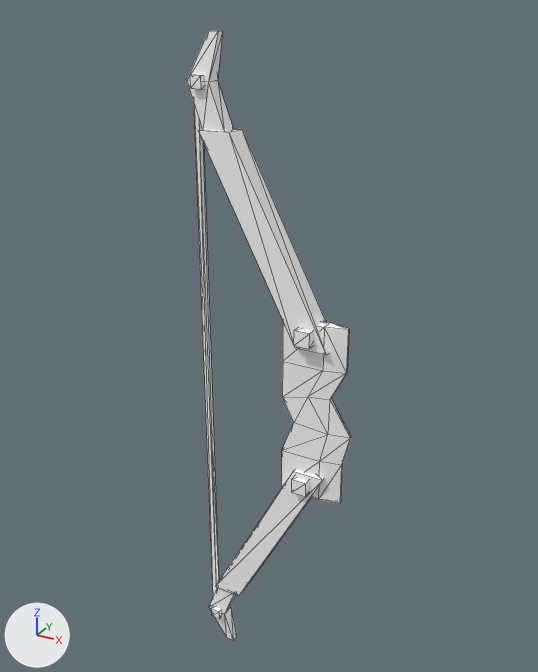
Before and after pictures for a commit that changed the glTF model assets/synty/simple_fantasy/models/SF_Wep_Goblin_Bow_01.glb.
Rendered twice from a camera (50 mm lens) standing at (0.0129, -0.0239, 0.029) and looking at (-0.0007, 0.0008, 0.0166). The axes (+X, +Y, +Z) are drawn at lower left. The lights are the same throughout. Mesh edges are drawn as thin lines.

In view in the first picture: 'SF_Wep_Goblin_Bow_01'.
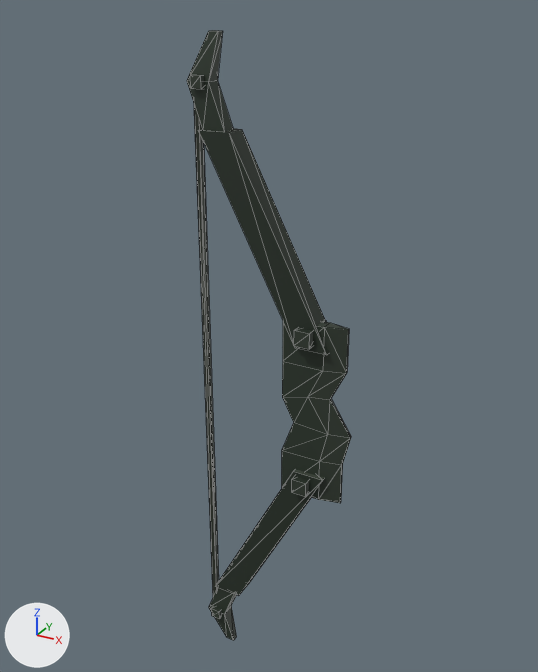
Location of each change, (x1, y1, x2, y2) in pixels of the pictures (538 x 672 px):
'SF_Wep_Goblin_Bow_01', surface changed (grey to black): (187, 30, 351, 640) in both

The change in detail:
Picture 'Undead_Footman_01' (img_undead_footman_01) is new.
In material 'lambert1' (mat_lambert1), base_color is no longer (1.0, 1.0, 1.0), white #ffffff.
In material 'lambert1' (mat_lambert1), texture is now set to img_undead_footman_01.
